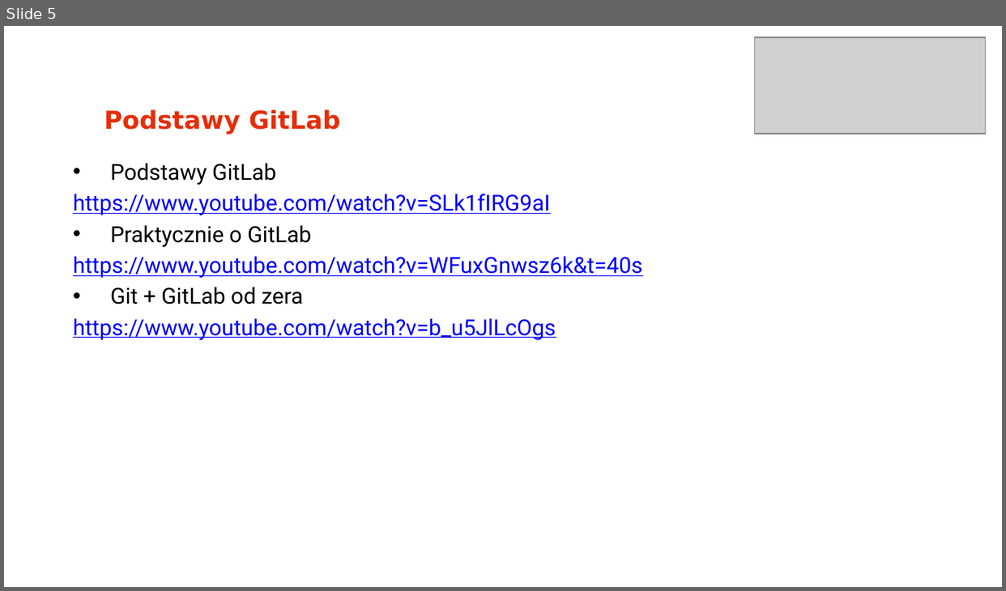
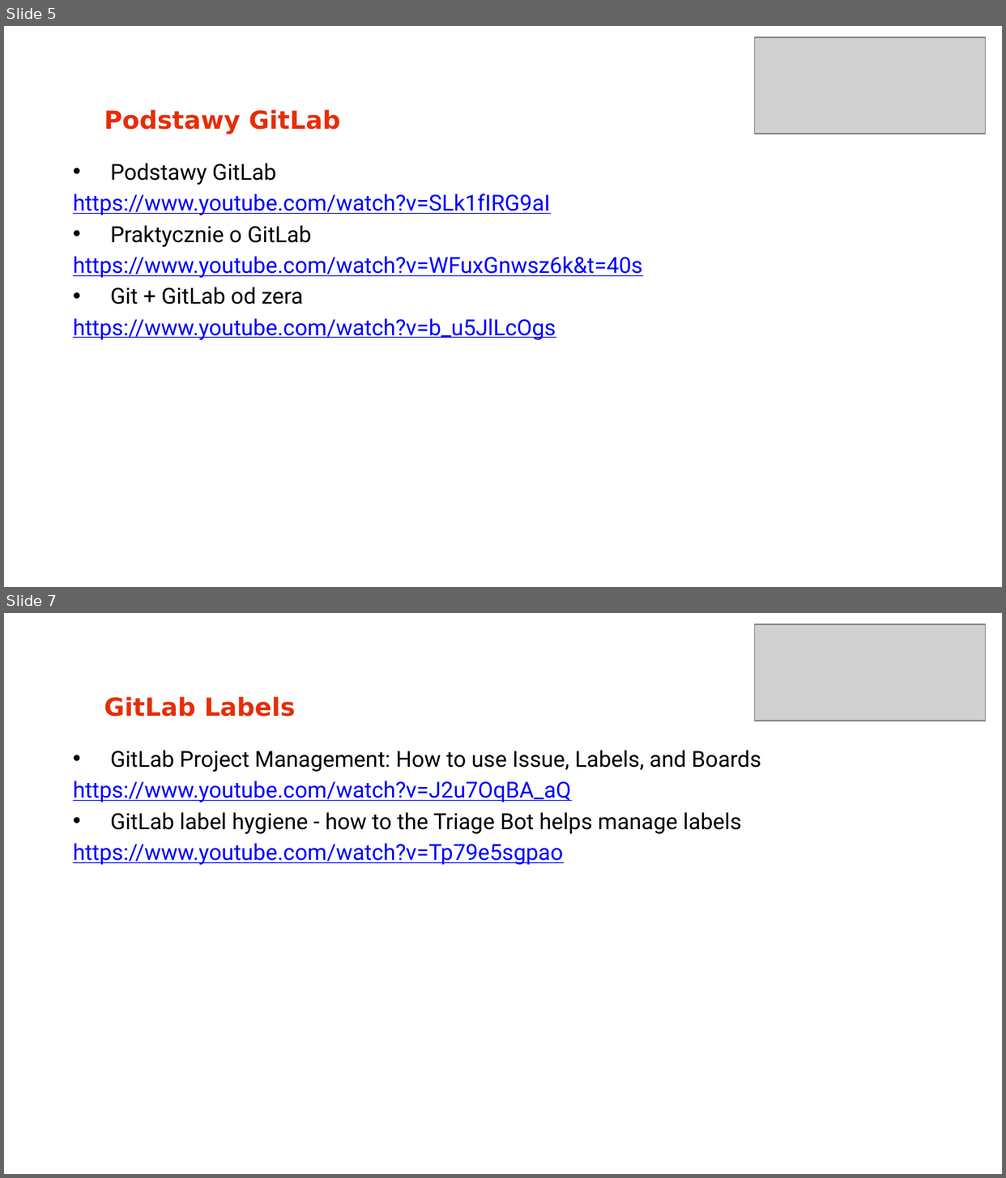
Before and after one commit to arturkwiek/gitlab-tutorial, a slide deck: 00. Git - tutorial - Zasoby sieciowe (sznurki).pptx. Shown one above the other, each under a label of ours: slide 5 before the commit, slides 5 and 7 after it; the slides between them are not shown. The pictures are 1006x591 and 1006x1178 pixels, drawn with LibreOffice and Linux fonts; fonts in the diff are those of the drawing; grey boxes stand for pictures; background and template pictures are left out. Boxes give left, top, right and bottom in pixels: in the first picture for what was removed or moved away, otherwise in the second. Text is boxed around its words. In the diff, an @@ line names an element or a change of style, - is before the commit and + after.

```diff
--- a/00. Git - tutorial - Zasoby sieciowe (sznurki).pptx
+++ b/00. Git - tutorial - Zasoby sieciowe (sznurki).pptx
@@ slide 7 added at bbox=[4, 613, 1002, 1174], background picture (left out) @@
@@ picture added at bbox=[754, 624, 985, 721] @@
@@ text added at bbox=[104, 696, 295, 717], 18 pt, text #E62D08, bold @@
+GitLab Labels
@@ text added at bbox=[73, 750, 761, 865], 16 pt, text #000000 @@
+• GitLab Project Management: How to use Issue, Labels, and Boards
+https://www.youtube.com/watch?v=J2u7OqBA_aQ
+• GitLab label hygiene - how to the Triage Bot helps manage labels
+https://www.youtube.com/watch?v=Tp79e5sgpao
```
Also in this commit, not shown: 1 other slide added.
